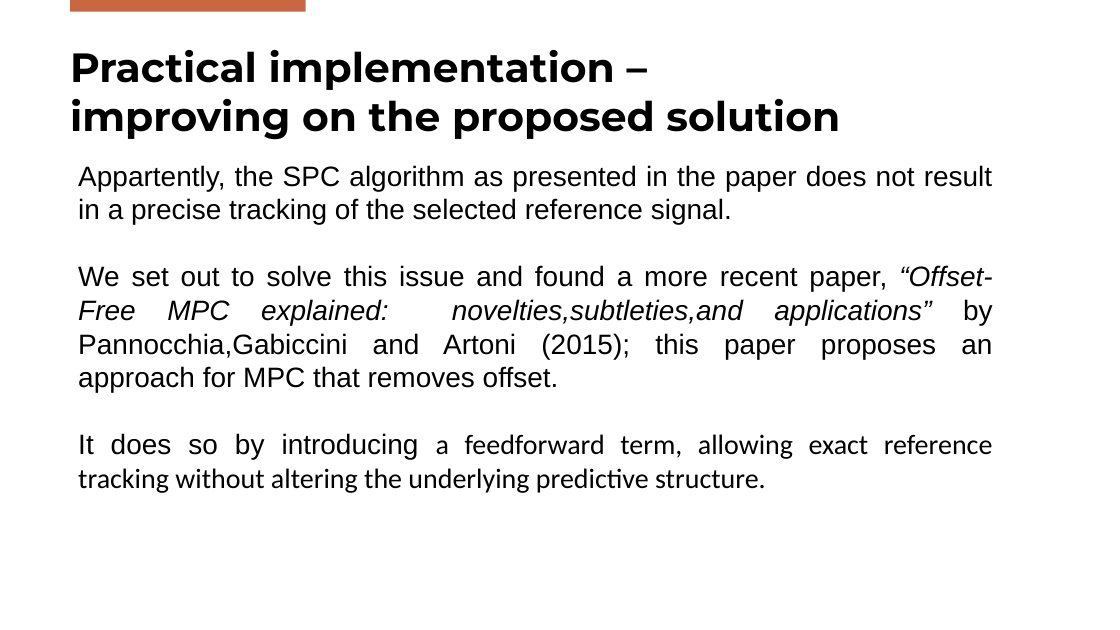
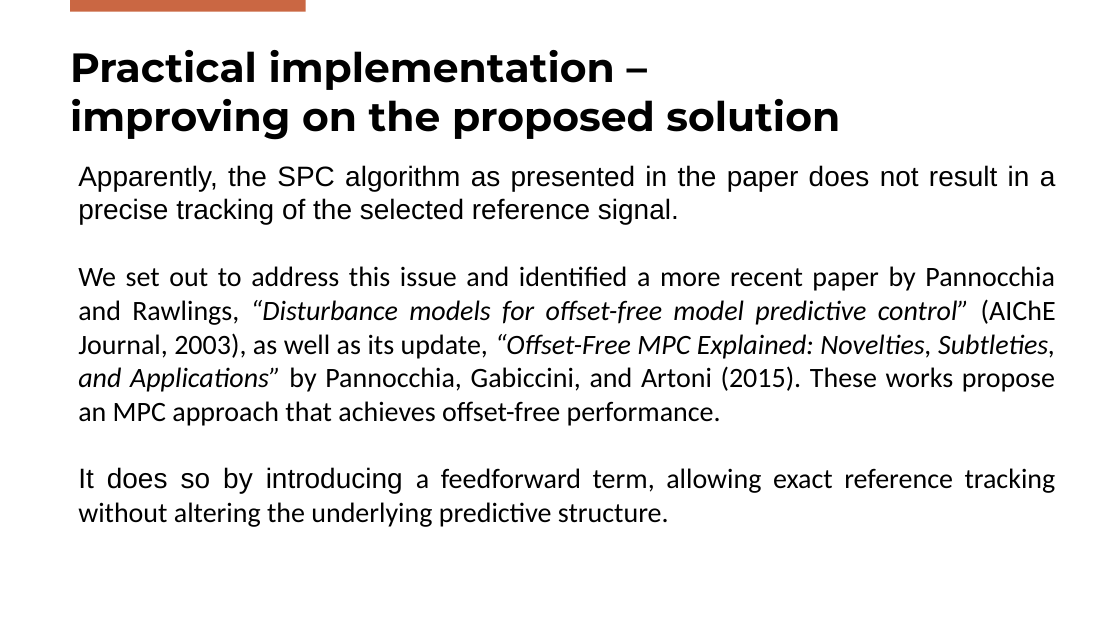
Before and after one commit to Gabriele-Mazzoleni/Progetto_ALES_aa_2025_2026, a slide deck: slide 25 of SPC_Presentation.pptx. Drawn at 1120x630 pixels with LibreOffice and Linux fonts; fonts in the diff are those of the drawing; background and template pictures are left out. Boxes give left, top, right and bottom in pixels: in the first picture for what was removed or moved away, otherwise in the second. Text is boxed around its words. In the diff, an @@ line names an element or a change of style, - is before the commit and + after.

```diff
--- a/SPC_Presentation.pptx
+++ b/SPC_Presentation.pptx
@@ text at <box>78,165,1056,426</box>: text changed; font Arial to Calibri @@
-Appartently, the SPC algorithm as presented in the paper does not result in a precise tracking of the selected reference signal.
-We set out to solve this issue and found a more recent paper, “Offset-Free MPC explained: novelties,subtleties,and applications” by Pannocchia,Gabiccini and Artoni (2015); this paper proposes an approach for MPC that removes offset.
+Apparently, the SPC algorithm as presented in the paper does not result in a precise tracking of the selected reference signal.
+We set out to address this issue and identified a more recent paper by Pannocchia and Rawlings, “Disturbance models for offset-free model predictive control” (AIChE Journal, 2003), as well as its update, “Offset-Free MPC Explained: Novelties, Subtleties, and Applications” by Pannocchia, Gabiccini, and Artoni (2015). These works propose an MPC approach that achieves offset-free performance.
```
Also in this commit, not shown: 16 other slides changed, 3 slides added, 1 slide removed, 1 other file.
